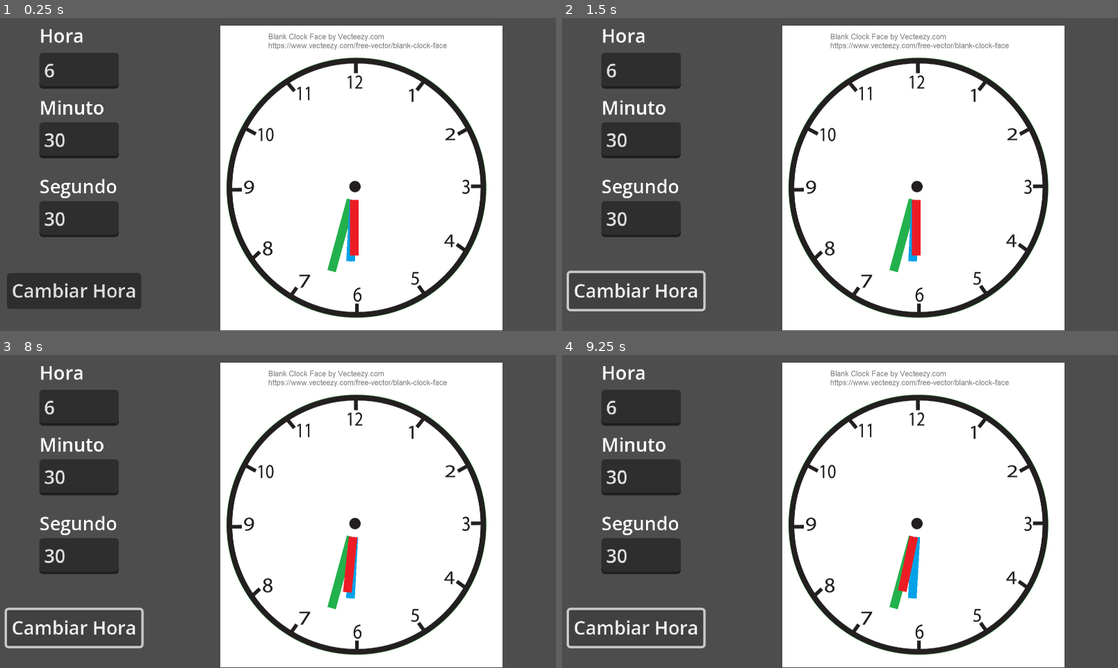
Above: before the commit, frames 1-4 (two rows, left to right).
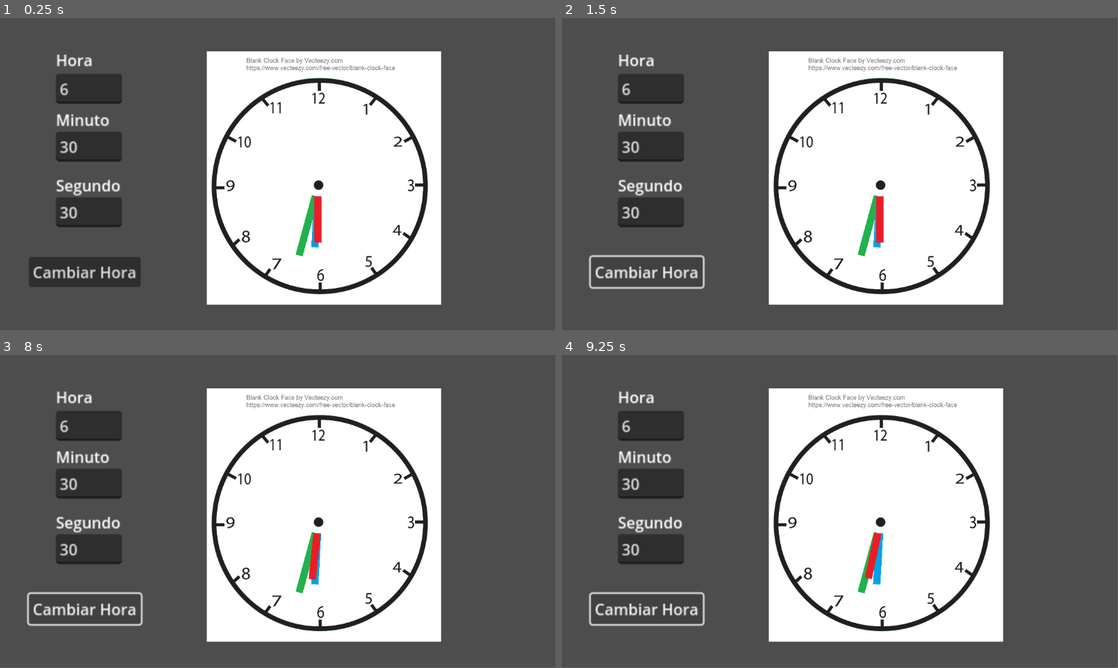
Above: after the commit, the same moments.

Repository: ApuntesGodot/mis-componentes-godot
Game: Godot game, scene res://components/clock/ejemplo/panelReloj.tscn
Two runs of this game, one before a commit and one after it. Both use one fixed random seed, a clock stepped at 60 frames per second and the inputs below. The project has no main scene, so this scene is started directly.
Inputs:
- Up to frame 1 (0.25 s): no input
- Up to frame 2 (1.5 s): click "Cambiar Hora" at 0.5 s; click "Cambiar Hora" at 1.25 s
- Up to frame 3 (8 s): click "Cambiar Hora" at 2 s; tap Enter at 2.75, 4.25, 5.75 s; tap Space at 3.5, 5, 6.5 s
- Up to frame 4 (9.25 s): no input
In our replay, the window is 800x450 before the commit and 799x449 after it. These sizes can differ from the game's own. Grey fills any space a smaller window leaves; there, only what the larger window draws over its background counts as a difference.

The runs differ from the first frame. In frame 1, 33% of the frame differs, in the area x 1-91%, y 2-100%; in frame 2, 31%; in frame 3, 31%; in frame 4, 31%.

Commit message:
Prueba
prueba

Diff:
--- a/components/clock/ejemplo/panelReloj.tscn
+++ b/components/clock/ejemplo/panelReloj.tscn
@@ -111,4 +111,8 @@
 Hora = NodePath("../Hora")
 metadata/_edit_use_anchors_ = true
 
+[node name="Camera2D" type="Camera2D" parent="."]
+position = Vector2(132, 67)
+zoom = Vector2(4, 4)
+
 [connection signal="button_down" from="Formulario/Button" to="Formulario/Button" method="_on_button_down"]
--- /dev/null
+++ b/icon.svg
@@ -0,0 +1 @@
+<svg xmlns="http://www.w3.org/2000/svg" width="128" height="128"><rect width="124" height="124" x="2" y="2" fill="#363d52" stroke="#212532" stroke-width="4" rx="14"/><g fill="#fff" transform="translate(12.322 12.322)scale(.101)"><path d="M105 673v33q407 354 814 0v-33z"/><path fill="#478cbf" d="m105 673 152 14q12 1 15 14l4 67 132 10 8-61q2-11 15-15h162q13 4 15 15l8 61 132-10 4-67q3-13 15-14l152-14V427q30-39 56-81-35-59-83-108-43 20-82 47-40-37-88-64 7-51 8-102-59-28-123-42-26 43-46 89-49-7-98 0-20-46-46-89-64 14-123 42 1 51 8 102-48 27-88 64-39-27-82-47-48 49-83 108 26 42 56 81zm0 33v39c0 276 813 276 814 0v-39l-134 12-5 69q-2 10-14 13l-162 11q-12 0-16-11l-10-65H446l-10 65q-4 11-16 11l-162-11q-12-3-14-13l-5-69z"/><path d="M483 600c0 34 58 34 58 0v-86c0-34-58-34-58 0z"/><circle cx="725" cy="526" r="90"/><circle cx="299" cy="526" r="90"/></g><g fill="#414042" transform="translate(12.322 12.322)scale(.101)"><circle cx="307" cy="532" r="60"/><circle cx="717" cy="532" r="60"/></g></svg>
--- a/project.godot
+++ b/project.godot
@@ -13,17 +13,3 @@
 config/name="Componentes-Godot"
 config/features=PackedStringArray("4.4", "Forward Plus")
 config/icon="uid://c62hdymgdaxp"
-
-[display]
-
-window/size/viewport_width=240
-window/size/viewport_height=135
-window/size/window_width_override=1920
-window/size/window_height_override=1080
-window/stretch/mode="canvas_items"
-
-[rendering]
-
-textures/canvas_textures/default_texture_filter=0
-renderer/rendering_method="gl_compatibility"
-renderer/rendering_method.mobile="gl_compatibility"
Not shown, added: icon.svg.import
Not shown, changed: .gitignore
